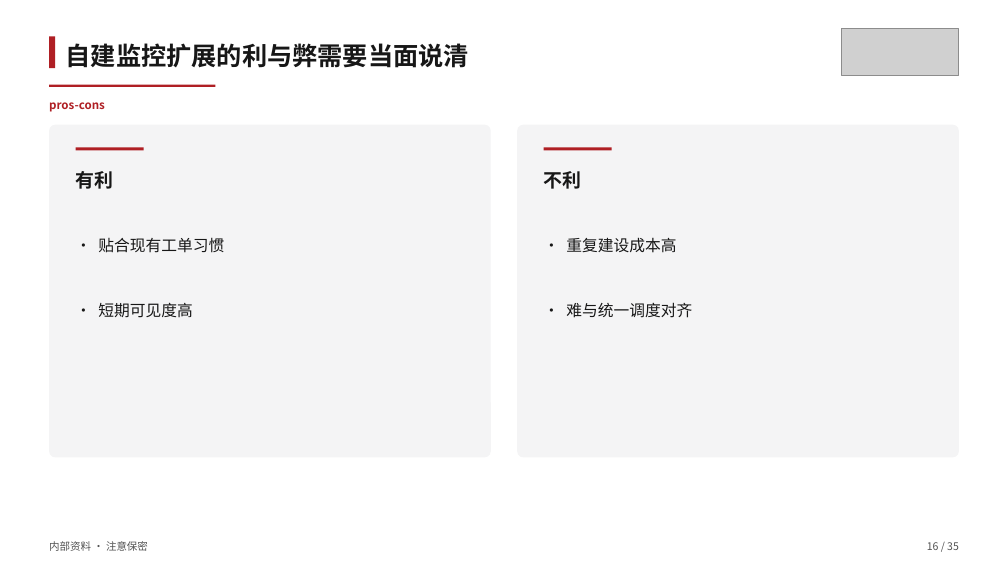
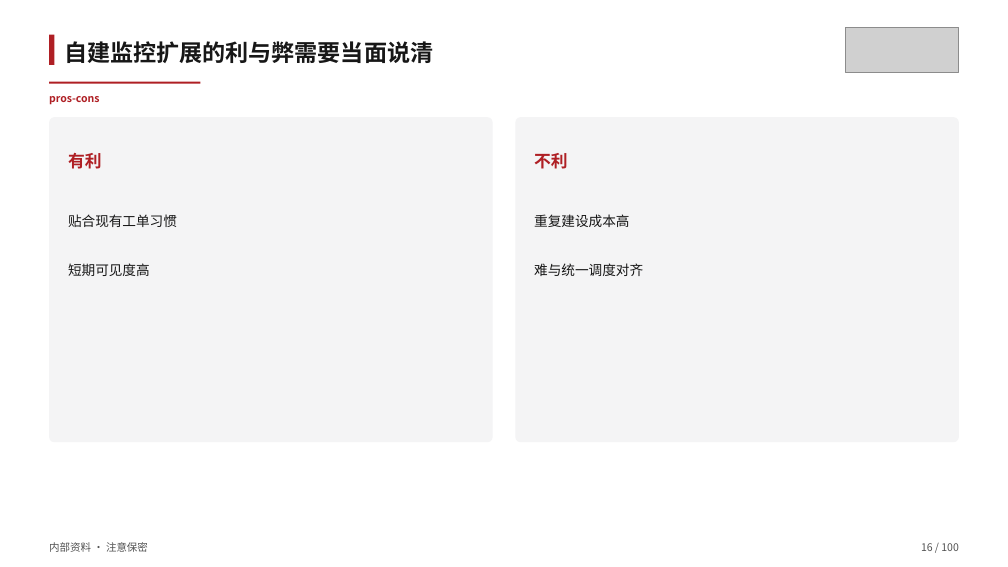
Before and after one commit to tao66175545-boop/sugon-cloud-skillui, a slide deck: slide 16 of skills/sugon-ppt-template/examples/sample-deck.pptx. Drawn at 1008x567 pixels with LibreOffice and Linux fonts; fonts in the diff are those of the drawing; grey boxes stand for pictures. Boxes give left, top, right and bottom in pixels: in the first picture for what was removed or moved away, otherwise in the second. Text is boxed around its words. In the diff, an @@ line names an element or a change of style, - is before the commit and + after.

```diff
--- a/skills/sugon-ppt-template/examples/sample-deck.pptx
+++ b/skills/sugon-ppt-template/examples/sample-deck.pptx
@@ text "自建监控扩展的利与弊需要当面说清" at (64, 41, 433, 63): size 24 to 22 pt @@
@@ text "pros-cons" at (49, 96, 100, 105): size 11 to 10 pt @@
@@ rectangle: place and size @@
-rectangle at (49, 85, 216, 87)
+rectangle at (49, 82, 200, 84)
@@ rounded rectangle: place and size @@
-rounded rectangle at (49, 125, 491, 457)
+rounded rectangle at (49, 117, 493, 442)
@@ rounded rectangle at (49, 117, 493, 442): proportions changed @@
@@ rounded rectangle at (516, 117, 960, 442): proportions changed @@
@@ rounded rectangle: place and size @@
-rounded rectangle at (517, 125, 959, 457)
+rounded rectangle at (516, 117, 960, 442)
@@ text "有利" at (68, 153, 102, 169): size 18 to 16 pt, text colour #171717 to #AF1F24 @@
@@ text "有利": place and size @@
-text "有利" at (76, 171, 114, 189)
+text "有利" at (68, 153, 102, 169)
@@ rectangle removed at (76, 147, 144, 150) @@
@@ text "不利": place and size @@
-text "不利" at (544, 171, 582, 189)
+text "不利" at (534, 153, 568, 169)
@@ text "不利" at (534, 153, 568, 169): size 18 to 16 pt, text colour #171717 to #AF1F24 @@
@@ rectangle removed at (544, 147, 612, 150) @@
@@ text at (68, 214, 177, 227): text changed; size 15 to 13 pt @@
-· 贴合现有工单习惯
+贴合现有工单习惯
@@ text at (534, 214, 629, 227): text changed; size 15 to 13 pt @@
-· 重复建设成本高
+重复建设成本高
@@ text at (68, 263, 150, 276): text changed; size 15 to 13 pt @@
-· 短期可见度高
+短期可见度高
@@ text at (534, 263, 643, 276): text changed; size 15 to 13 pt @@
-· 难与统一调度对齐
+难与统一调度对齐
@@ text at (921, 543, 958, 551): text changed @@
-16 / 35
+16 / 100
```
Also in this commit, not shown: 34 other slides changed, 65 slides added, 11 other files.
